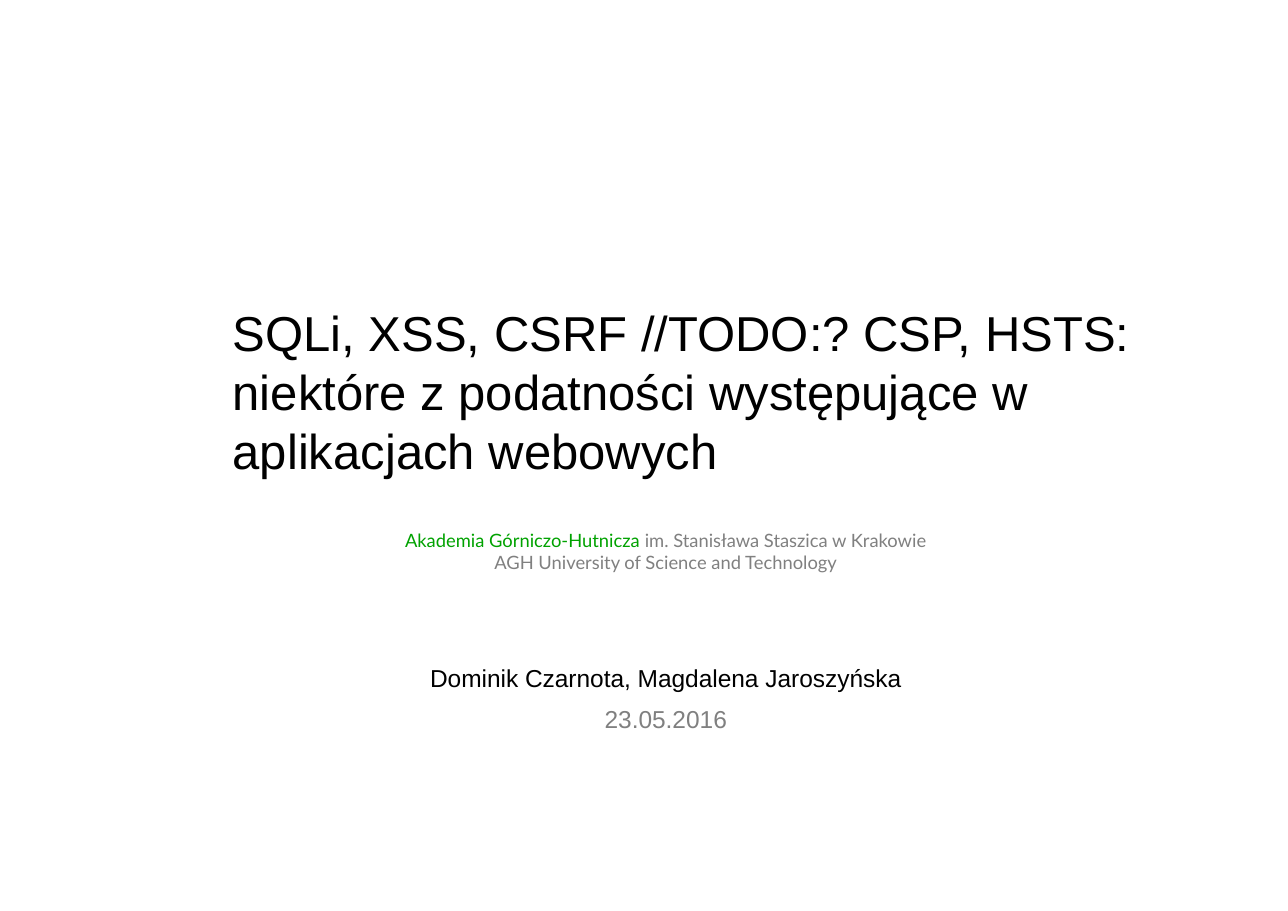
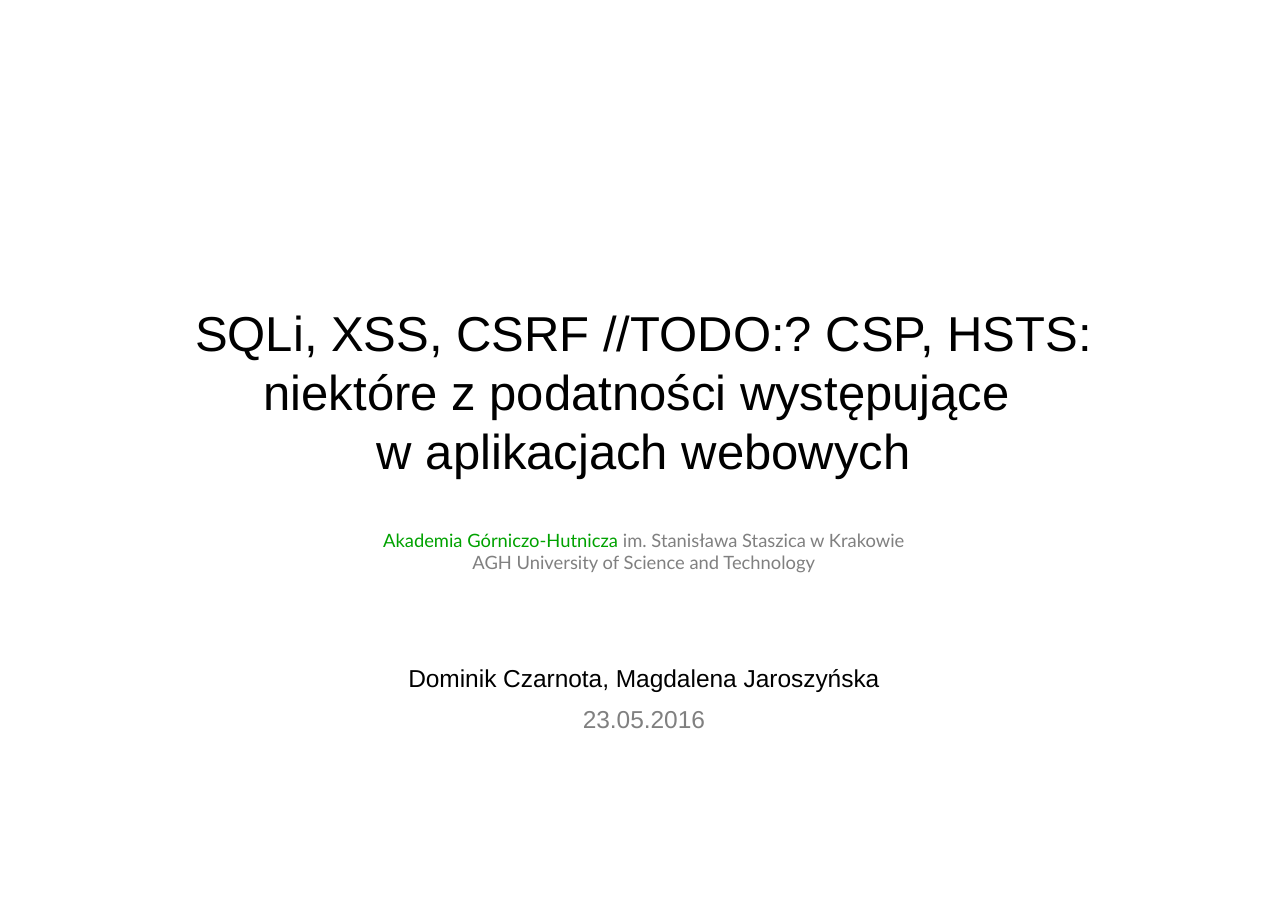
Before and after one commit to disconnect3d/websec_presentation, a slide deck: slide 1 of websec.ppt. Drawn at 1288x911 pixels with LibreOffice and Linux fonts; fonts in the diff are those of the drawing; background and template pictures are left out. Boxes give left, top, right and bottom in pixels: in the first picture for what was removed or moved away, otherwise in the second. Text is boxed around its words. In the diff, an @@ line names an element or a change of style, - is before the commit and + after.

Commit message:
PPT file cleanup & formatting

```diff
--- a/websec.ppt
+++ b/websec.ppt
@@ text "SQLi, XSS, CSRF //TODO:? CSP, ..." moved from (x1=233, y1=315, x2=1129, y2=479) to (x1=195, y1=315, x2=1091, y2=479) @@
@@ text "SQLi, XSS, CSRF //TODO:? CSP, ..." at (x1=195, y1=315, x2=1091, y2=479): alignment left to centre @@
@@ text "Akademia Górniczo-Hutnicza im. Stanisława Staszica ..." moved from (x1=405, y1=533, x2=926, y2=572) to (x1=383, y1=533, x2=904, y2=572) @@
@@ text "Dominik Czarnota, Magdalena Jaroszyńska" moved from (x1=430, y1=669, x2=901, y2=692) to (x1=408, y1=669, x2=880, y2=692) @@
@@ text "23.05.2016" moved from (x1=605, y1=711, x2=727, y2=728) to (x1=583, y1=711, x2=705, y2=728) @@
```
Also in this commit, not shown: 7 other slides changed, 1 slide added.
